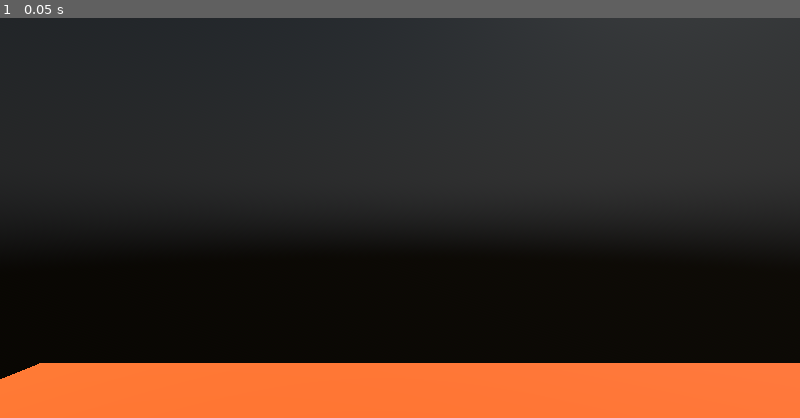
Above: before the commit, frame 1.
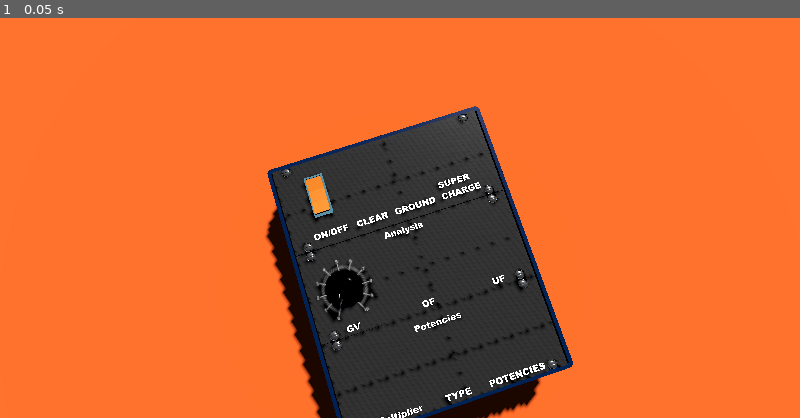
Above: after the commit, the same moment.

Repository: isuretpolos/AOPi3
Game: Godot game, scene res://SCENES/MAIN3D.tscn
Same seed, same stepped clock (60 frames per second), same inputs: the game is played once before the commit and once after it.
Inputs:
- Up to frame 1 (0.05 s): no input

The runs differ from the first frame. In frame 1, 83% of the frame differs, in the area x 0-100%, y 0-100%.

Commit message:
button click

Diff:
--- a/SCENES/MAIN3D.tscn
+++ b/SCENES/MAIN3D.tscn
@@ -1,13 +1,12 @@
-[gd_scene load_steps=17 format=3 uid="uid://cgv8prdwo77qh"]
+[gd_scene load_steps=16 format=3 uid="uid://cgv8prdwo77qh"]
 
 [ext_resource type="PackedScene" uid="uid://xdh82s3pxovt" path="res://BLENDER/Prototype.glb" id="1_1fqqq"]
 [ext_resource type="PackedScene" uid="uid://7h5025xah1xx" path="res://BLENDER/BACKGROUND.glb" id="1_4ukpf"]
 [ext_resource type="PackedScene" uid="uid://dmjviskywjlop" path="res://BLENDER/BUTTON.glb" id="1_yrw6j"]
-[ext_resource type="PackedScene" uid="uid://cxsd5bw85ol0f" path="res://BLENDER/KNOB.glb" id="2_6euwl"]
-[ext_resource type="PackedScene" uid="uid://4cjs0tj0oce5" path="res://BLENDER/KNOB_Scale10.glb" id="2_ctog8"]
 [ext_resource type="Script" uid="uid://bdcs1ywkehn4l" path="res://SCRIPTS/camera_rig.gd" id="2_jdj2l"]
 [ext_resource type="PackedScene" uid="uid://ce3p2ac3863k6" path="res://BLENDER/BUTTON_BASE.glb" id="2_nihjc"]
 [ext_resource type="Script" uid="uid://4v7gw3kmfa4u" path="res://SCRIPTS/button.gd" id="2_uusqb"]
+[ext_resource type="PackedScene" uid="uid://0gmsst203qth" path="res://SCENES/knob_3d.tscn" id="6_uusqb"]
 [ext_resource type="Script" uid="uid://dk6p1a2078kum" path="res://SCRIPTS/trng_from_audio.gd" id="8_uusqb"]
 
 [sub_resource type="BoxShape3D" id="BoxShape3D_4ukpf"]
@@ -57,23 +56,8 @@
 [node name="Prototype" parent="PROTOTYPE_DEVICE" instance=ExtResource("1_1fqqq")]
 transform = Transform3D(1, 0, 0, 0, 1, 0, 0, 0, 1, -3.2, 0, 0.1)
 
-[node name="KNOB" parent="PROTOTYPE_DEVICE" instance=ExtResource("2_6euwl")]
-transform = Transform3D(-0.35510692, 0, 0.93482566, 0, 1, 0, -0.93482566, 0, -0.35510692, -3.190158, -0.046522617, 0.075514376)
-
-[node name="KNOB2" parent="PROTOTYPE_DEVICE" instance=ExtResource("2_6euwl")]
-transform = Transform3D(-0.35510692, 0, 0.93482566, 0, 1, 0, -0.93482566, 0, -0.35510692, 0.94011784, -0.046522617, 0.075514376)
-
-[node name="KNOB3" parent="PROTOTYPE_DEVICE" instance=ExtResource("2_6euwl")]
-transform = Transform3D(-0.35510692, 0, 0.93482566, 0, 1, 0, -0.93482566, 0, -0.35510692, 4.787604, -0.046522617, 0.075514376)
-
-[node name="KNOB_Scale10" parent="PROTOTYPE_DEVICE" instance=ExtResource("2_ctog8")]
-transform = Transform3D(1.08, 0, 0, 0, 1.08, 0, 0, 0, 1.08, -3.2, 0, 0.07195884)
-
-[node name="KNOB_Scale12" parent="PROTOTYPE_DEVICE" instance=ExtResource("2_ctog8")]
-transform = Transform3D(1.075, 0, 0, 0, 1.075, 0, 0, 0, 1.075, 4.767875, 0, 0.072541356)
-
-[node name="KNOB_Scale11" parent="PROTOTYPE_DEVICE" instance=ExtResource("2_ctog8")]
-transform = Transform3D(1.08, 0, 0, 0, 1.08, 0, 0, 0, 1.08, 0.9252373, 0, 0.07476288)
+[node name="KNOB_3D" parent="PROTOTYPE_DEVICE" instance=ExtResource("6_uusqb")]
+transform = Transform3D(1, 0, 0, 0, 1, 0, 0, 0, 1, -3.0764031, 0, 0)
 
 [node name="WORLD" type="Node" parent="."]
 
--- /dev/null
+++ b/SCENES/knob_3d.tscn
@@ -0,0 +1,26 @@
+[gd_scene load_steps=5 format=3 uid="uid://0gmsst203qth"]
+
+[ext_resource type="PackedScene" uid="uid://4cjs0tj0oce5" path="res://BLENDER/KNOB_Scale10.glb" id="1_dxcl3"]
+[ext_resource type="Script" uid="uid://tmivc4he2q68" path="res://SCRIPTS/knob_3d.gd" id="1_si87u"]
+[ext_resource type="PackedScene" uid="uid://cxsd5bw85ol0f" path="res://BLENDER/KNOB.glb" id="2_si87u"]
+
+[sub_resource type="CylinderShape3D" id="CylinderShape3D_uyvmi"]
+height = 1.3777466
+
+[node name="KNOB_3D" type="Node3D"]
+script = ExtResource("1_si87u")
+
+[node name="KNOB_Scale10" parent="." instance=ExtResource("1_dxcl3")]
+
+[node name="KNOB" parent="." instance=ExtResource("2_si87u")]
+
+[node name="StaticBody3D" type="StaticBody3D" parent="KNOB"]
+transform = Transform3D(-0.3746066, 0, -0.92718387, 0, 1, 0, 0.92718387, 0, -0.3746066, 0, 0, 0)
+
+[node name="CollisionShape3D" type="CollisionShape3D" parent="KNOB/StaticBody3D"]
+transform = Transform3D(1.7, 0, 0, 0, 1, 0, 0, 0, 1.7, 0.018273696, 0.7428218, -0.01697588)
+shape = SubResource("CylinderShape3D_uyvmi")
+
+[connection signal="mouse_entered" from="KNOB/StaticBody3D" to="." method="_on_static_body_3d_mouse_entered"]
+[connection signal="mouse_exited" from="KNOB/StaticBody3D" to="." method="_on_static_body_3d_mouse_exited"]
+[connection signal="tree_entered" from="KNOB/StaticBody3D/CollisionShape3D" to="." method="_on_collision_shape_3d_tree_entered"]
--- a/SCRIPTS/camera_rig.gd
+++ b/SCRIPTS/camera_rig.gd
@@ -15,15 +15,17 @@
 @onready var camera_rig:=$"."
 
 func _ready() -> void:
-	if look_at_target && zoom_at_target:
+	if look_at_target:
 		# Store the original target position
 		original_target_position = look_at_target.position
 
-		# Initialize orbit angles based on initial SpringArm position
+		# Initialize orbit angles based on initial camera rig position relative to the target
 		var initial_offset = camera_rig.position - look_at_target.position
+		current_distance = initial_offset.length()  # Set current distance to the initial distance
 		orbit_angles.y = atan2(initial_offset.x, initial_offset.z)  # yaw
 		orbit_angles.x = atan2(initial_offset.y, sqrt(initial_offset.x * initial_offset.x + initial_offset.z * initial_offset.z))  # pitch
-		# Position the SpringArm3D at the correct distance from the target
+
+		# Position the camera at the correct distance from the target
 		update_camera_position()
 
 func update_camera_position() -> void:
@@ -46,6 +48,8 @@
 	camera_rig.look_at(current_target_position, Vector3.UP)
 
 func _unhandled_input(event: InputEvent) -> void:
+	if get_viewport().is_input_handled():
+		return
 	# Check for panning: SHIFT + MMB
 	if event is InputEventMouseButton and event.button_index == MOUSE_BUTTON_MIDDLE:
 		var shift_pressed = Input.is_key_pressed(KEY_SHIFT)
--- /dev/null
+++ b/SCRIPTS/knob_3d.gd
@@ -0,0 +1,19 @@
+extends Node3D
+
+@export var min_rotation : float = 112.0
+@export var max_rotation : float = -190.0
+var mouse_inside : bool = false
+
+func _ready() -> void:
+	$KNOB.rotation.y = deg_to_rad(min_rotation)
+
+func _on_static_body_3d_mouse_entered() -> void:
+	mouse_inside = true
+
+func _on_static_body_3d_mouse_exited() -> void:
+	mouse_inside = false
+
+func _unhandled_input(event: InputEvent) -> void:
+	if mouse_inside && event is InputEventMouseButton:
+		get_viewport().set_input_as_handled()
+		print(event.as_text())
--- a/project.godot
+++ b/project.godot
@@ -8,11 +8,15 @@
 
 config_version=5
 
+[animation]
+
+compatibility/default_parent_skeleton_in_mesh_instance_3d=true
+
 [application]
 
 config/name="AOPi3"
 run/main_scene="uid://cgv8prdwo77qh"
-config/features=PackedStringArray("4.5", "Forward Plus")
+config/features=PackedStringArray("4.7", "Forward Plus")
 config/icon="res://icon.svg"
 
 [display]
Binary file changed: BLENDER/Prototype.glb
Not shown, added: SCRIPTS/knob_3d.gd.uid
Not shown, changed: export_presets.cfg
Not shown, changed: BLENDER/prototype.blend
Not shown, changed: BLENDER/prototype.blend1
Not shown, changed: IMAGES/Layout.afdesign~lock~
